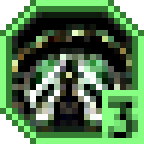
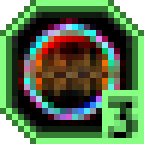
The second 144px x 144px image is a revision of the first. Changes to its layers:
painted on "Ebene 1" over (12, 18, 132, 132)
